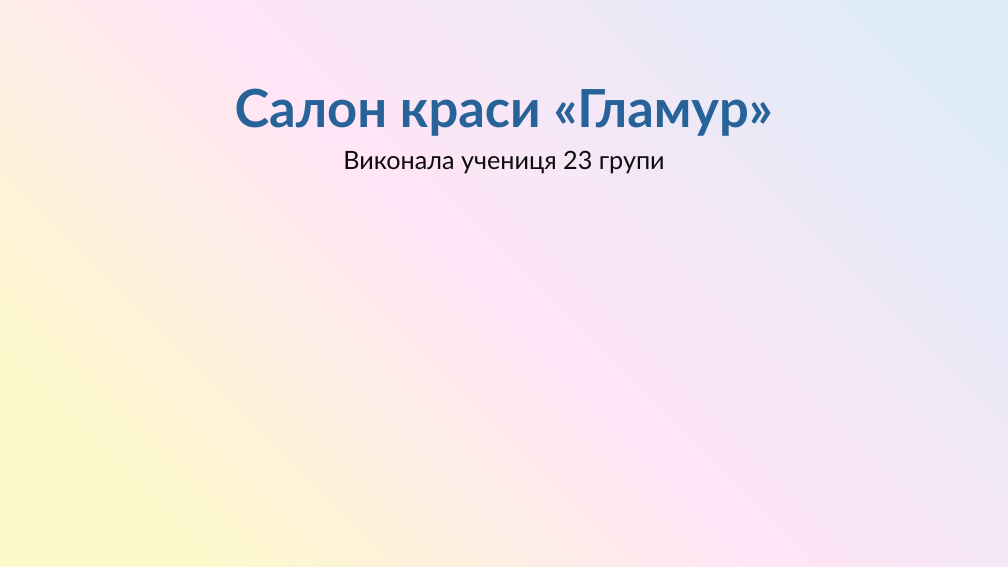
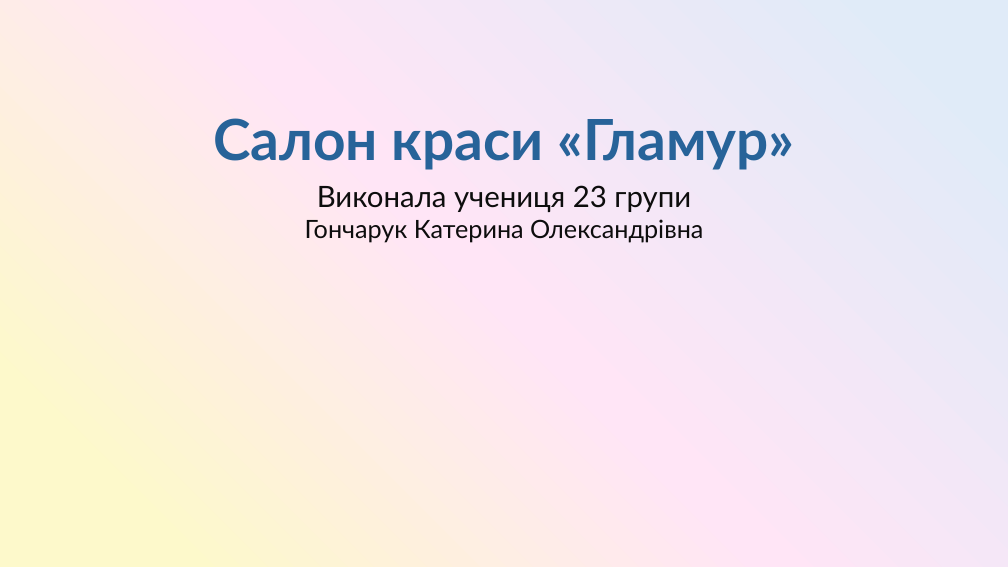
Before and after one commit to SashaGaran/Katya_diplomna, a slide deck: slide 1 of diplomna.pptx. Drawn at 1008x567 pixels with LibreOffice and Linux fonts; fonts in the diff are those of the drawing. Boxes give left, top, right and bottom in pixels: in the first picture for what was removed or moved away, otherwise in the second. Text is boxed around its words. In the diff, an @@ line names an element or a change of style, - is before the commit and + after.

```diff
--- a/diplomna.pptx
+++ b/diplomna.pptx
@@ text "Салон краси «Гламур»": place and size @@
-text "Салон краси «Гламур»" at [235, 88, 773, 174]
+text "Салон краси «Гламур»" at [213, 118, 795, 243]
@@ text at [213, 118, 795, 212]: size 50 to 54 pt in "Салон краси «Гламур»"; size 24 to 28 pt, text colour gradient #0D0D0D to #595959 to gradient #0D0D0D to #595959 in "Виконала учениця 23 групи" @@
@@ text at [305, 219, 703, 243]: paragraph added @@
+Гончарук Катерина Олександрівна
```
Also in this commit, not shown: 1 slide added, 1 slide removed.
